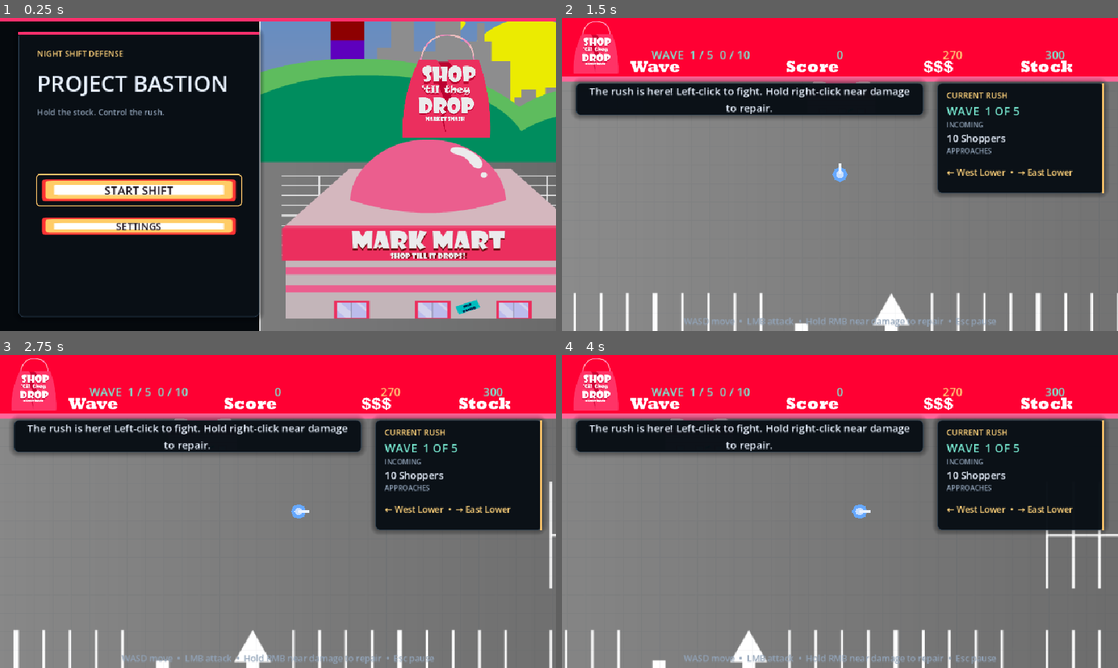
Above: before the commit, frames 1-4 (two rows, left to right).
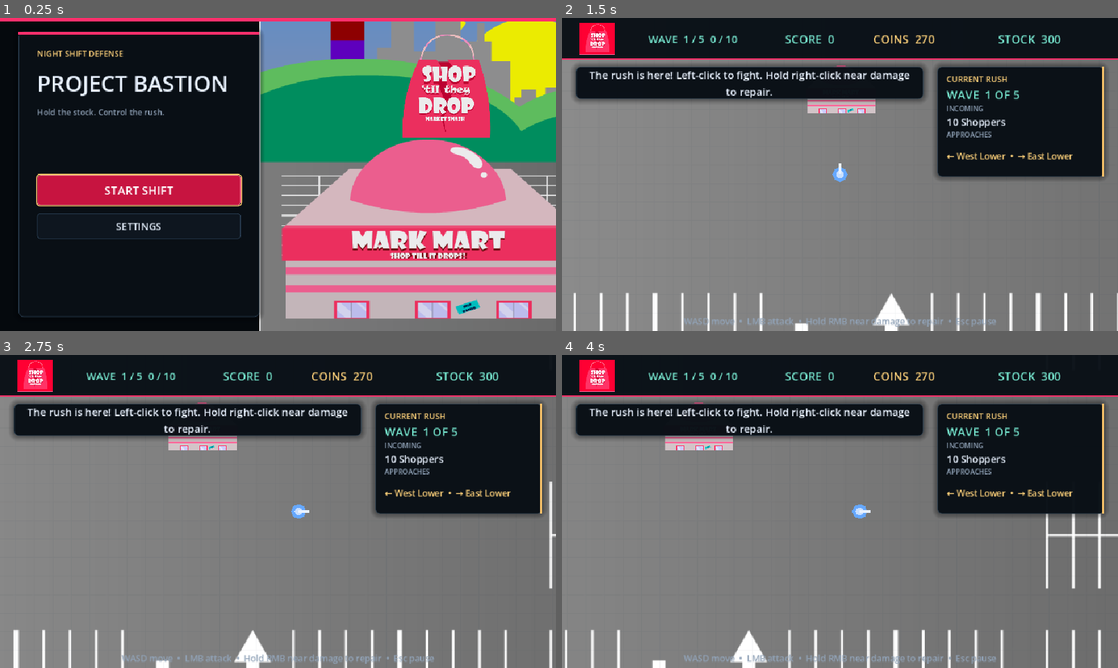
Above: after the commit, the same moments.

Repository: JarredTD/ProjectBastion
Game: Godot game, scene res://scenes/ui/main_menu.tscn
Same seed, same stepped clock (60 frames per second), same inputs: the game is played once before the commit and once after it. Sound files missing from this copy of the repository are replaced by a short silence.
Inputs (mouse positions are in pixels of both pictures, inside the frame that each line leads up to):
- Up to frame 1 (0.25 s): no input
- Up to frame 2 (1.5 s): click "START SHIFT" at 0.5 s; click "START WAVE 1 [SPACE]" at 1.25 s
- Up to frame 3 (2.75 s): tap Enter at 2 s; move the mouse to (400, 495) at 2.02 s; hold D (move_right) from 2.03 s (still down); tap 1 at 2.1 s; click (400, 495) at 2.17 s; tap Space at 2.27 s
- Up to frame 4 (4 s): release D (move_right) at 2.75 s; tap Enter at 2.75, 3.5 s; drag from (728, 527) to (812, 574) at 2.77 s; move the mouse to (895, 442) at 3.52 s; hold D (move_right) from 3.53 s (still down); tap R at 3.6 s; click (895, 442) at 3.67 s

The runs differ from the first frame. In frame 1, 5.6% of the frame differs, in the area x 6-44%, y 50-71%; in frame 2, 29%, in the area x 0-100%, y 0-57%; in frame 3, 29%; in frame 4, 29%.

Commit message:
refactor: unify game interface

Diff:
--- a/data/ui/interface_theme.tres
+++ b/data/ui/interface_theme.tres
@@ -1,51 +1,4 @@
-[gd_resource type="Theme" load_steps=18 format=3]
-
-[ext_resource type="Texture2D" path="res://assets/sprites/ui/button_frames.png" id="1_button_frames"]
-
-[sub_resource type="AtlasTexture" id="AtlasButtonWarm"]
-atlas = ExtResource("1_button_frames")
-region = Rect2(230, 88, 180, 100)
-
-[sub_resource type="AtlasTexture" id="AtlasButtonBlue"]
-atlas = ExtResource("1_button_frames")
-region = Rect2(230, 188, 180, 100)
-
-[sub_resource type="AtlasTexture" id="AtlasButtonPink"]
-atlas = ExtResource("1_button_frames")
-region = Rect2(230, 294, 180, 100)
-
-[sub_resource type="StyleBoxTexture" id="ArtButtonWarm"]
-texture = SubResource("AtlasButtonWarm")
-texture_margin_left = 16.0
-texture_margin_top = 16.0
-texture_margin_right = 16.0
-texture_margin_bottom = 16.0
-content_margin_left = 18.0
-content_margin_top = 8.0
-content_margin_right = 18.0
-content_margin_bottom = 8.0
-
-[sub_resource type="StyleBoxTexture" id="ArtButtonBlue"]
-texture = SubResource("AtlasButtonBlue")
-texture_margin_left = 16.0
-texture_margin_top = 16.0
-texture_margin_right = 16.0
-texture_margin_bottom = 16.0
-content_margin_left = 18.0
-content_margin_top = 8.0
-content_margin_right = 18.0
-content_margin_bottom = 8.0
-
-[sub_resource type="StyleBoxTexture" id="ArtButtonPink"]
-texture = SubResource("AtlasButtonPink")
-texture_margin_left = 16.0
-texture_margin_top = 16.0
-texture_margin_right = 16.0
-texture_margin_bottom = 16.0
-content_margin_left = 18.0
-content_margin_top = 8.0
-content_margin_right = 18.0
-content_margin_bottom = 8.0
+[gd_resource type="Theme" load_steps=11 format=3]
 
 [sub_resource type="StyleBoxFlat" id="ButtonNormal"]
 content_margin_left = 16.0
@@ -73,7 +26,7 @@
 border_width_top = 1
 border_width_right = 1
 border_width_bottom = 1
-border_color = Color(0.25, 0.83, 0.69, 0.9)
+border_color = Color(1, 0.72, 0.28, 0.95)
 corner_radius_top_left = 5
 corner_radius_top_right = 5
 corner_radius_bottom_right = 5
@@ -84,12 +37,12 @@
 content_margin_top = 8.0
 content_margin_right = 16.0
 content_margin_bottom = 8.0
-bg_color = Color(0.08, 0.28, 0.25, 1)
+bg_color = Color(0.28, 0.07, 0.14, 1)
 border_width_left = 2
 border_width_top = 2
 border_width_right = 2
 border_width_bottom = 2
-border_color = Color(0.31, 0.93, 0.78, 1)
+border_color = Color(1, 0.29, 0.49, 1)
 corner_radius_top_left = 5
 corner_radius_top_right = 5
 corner_radius_bottom_right = 5
@@ -157,7 +110,7 @@
 [sub_resource type="StyleBoxFlat" id="SliderFill"]
 content_margin_top = 5.0
 content_margin_bottom = 5.0
-bg_color = Color(0.25, 0.83, 0.69, 1)
+bg_color = Color(1, 0.29, 0.49, 1)
 corner_radius_top_left = 3
 corner_radius_top_right = 3
 corner_radius_bottom_right = 3
@@ -168,12 +121,12 @@
 content_margin_top = 8.0
 content_margin_right = 16.0
 content_margin_bottom = 8.0
-bg_color = Color(0.08, 0.34, 0.29, 1)
+bg_color = Color(0.78, 0.08, 0.25, 1)
 border_width_left = 1
 border_width_top = 1
 border_width_right = 1
 border_width_bottom = 1
-border_color = Color(0.31, 0.93, 0.78, 0.9)
+border_color = Color(1, 0.48, 0.62, 1)
 corner_radius_top_left = 5
 corner_radius_top_right = 5
 corner_radius_bottom_right = 5
@@ -184,12 +137,12 @@
 content_margin_top = 8.0
 content_margin_right = 16.0
 content_margin_bottom = 8.0
-bg_color = Color(0.11, 0.46, 0.38, 1)
+bg_color = Color(0.95, 0.12, 0.34, 1)
 border_width_left = 2
 border_width_top = 2
 border_width_right = 2
 border_width_bottom = 2
-border_color = Color(0.48, 1, 0.88, 1)
+border_color = Color(1, 0.78, 0.42, 1)
 corner_radius_top_left = 5
 corner_radius_top_right = 5
 corner_radius_bottom_right = 5
@@ -242,15 +195,3 @@
 BodyStrong/base_type = &"Label"
 BodyStrong/colors/font_color = Color(0.913725, 0.94902, 1, 1)
 BodyStrong/font_sizes/font_size = 17
-ArtButton/base_type = &"Button"
-ArtButton/colors/font_color = Color(0.12, 0.08, 0.12, 1)
-ArtButton/colors/font_hover_color = Color(0.04, 0.08, 0.12, 1)
-ArtButton/colors/font_pressed_color = Color(0.12, 0.04, 0.08, 1)
-ArtButton/colors/font_focus_color = Color(0.12, 0.08, 0.12, 1)
-ArtButton/colors/font_disabled_color = Color(0.38, 0.34, 0.38, 1)
-ArtButton/styles/normal = SubResource("ArtButtonWarm")
-ArtButton/styles/hover = SubResource("ArtButtonBlue")
-ArtButton/styles/pressed = SubResource("ArtButtonPink")
-ArtButton/styles/hover_pressed = SubResource("ArtButtonPink")
-ArtButton/styles/disabled = SubResource("ArtButtonWarm")
-ArtButton/styles/focus = SubResource("ButtonFocus")
--- a/scenes/ui/hud.tscn
+++ b/scenes/ui/hud.tscn
@@ -1,18 +1,15 @@
-[gd_scene load_steps=10 format=3]
+[gd_scene load_steps=8 format=3]
 
 [ext_resource type="Script" path="res://scripts/ui/hud.gd" id="1_hud"]
 [ext_resource type="Theme" path="res://data/ui/interface_theme.tres" id="2_theme"]
 [ext_resource type="Script" path="res://scripts/ui/accent_panel.gd" id="3_accent"]
 [ext_resource type="Texture2D" path="res://assets/sprites/ui/hud_status_bar.png" id="4_hud_art"]
-[ext_resource type="Texture2D" path="res://assets/sprites/ui/upgrade_panel.png" id="5_upgrade_art"]
 [ext_resource type="Texture2D" path="res://assets/sprites/ui/victory_screen.png" id="6_victory_art"]
 [ext_resource type="Texture2D" path="res://assets/sprites/ui/defeat_screen.png" id="7_defeat_art"]
 
-[sub_resource type="AtlasTexture" id="AtlasTexture_build_panel"]
-atlas = ExtResource("5_upgrade_art")
-region = Rect2(110, 510, 1070, 200)
-
-[sub_resource type="StyleBoxEmpty" id="StyleBox_build_panel"]
+[sub_resource type="AtlasTexture" id="AtlasTexture_hud_logo"]
+atlas = ExtResource("4_hud_art")
+region = Rect2(0, 0, 150, 140)
 
 [node name="Hud" type="CanvasLayer"]
 layer = 20
@@ -30,112 +27,94 @@
 mouse_filter = 2
 theme = ExtResource("2_theme")
 
-[node name="HudArt" type="TextureRect" parent="Layout"]
-layout_mode = 1
-anchors_preset = 15
-anchor_right = 1.0
-anchor_bottom = 1.0
-grow_horizontal = 2
-grow_vertical = 2
-mouse_filter = 2
-texture = ExtResource("4_hud_art")
+[node name="TopBar" type="ColorRect" parent="Layout"]
+layout_mode = 0
+anchor_right = 1.0
+offset_bottom = 72.0
+mouse_filter = 2
+color = Color(0.035, 0.06, 0.085, 0.97)
+
+[node name="Accent" type="ColorRect" parent="Layout/TopBar"]
+anchor_top = 1.0
+anchor_right = 1.0
+anchor_bottom = 1.0
+offset_top = -3.0
+mouse_filter = 2
+color = Color(1, 0.184314, 0.423529, 0.95)
+
+[node name="Stats" type="MarginContainer" parent="Layout/TopBar"]
+layout_mode = 1
+anchors_preset = 15
+anchor_right = 1.0
+anchor_bottom = 1.0
+offset_left = 16.0
+offset_top = 8.0
+offset_right = -16.0
+offset_bottom = -8.0
+grow_horizontal = 2
+grow_vertical = 2
+
+[node name="Row" type="HBoxContainer" parent="Layout/TopBar/Stats"]
+layout_mode = 2
+theme_override_constants/separation = 12
+
+[node name="Title" type="TextureRect" parent="Layout/TopBar/Stats/Row"]
+custom_minimum_size = Vector2(88, 0)
+layout_mode = 2
+mouse_filter = 2
+texture = SubResource("AtlasTexture_hud_logo")
 expand_mode = 1
-stretch_mode = 6
-
-[node name="TopBar" type="Control" parent="Layout"]
-layout_mode = 0
-anchor_right = 1.0
-offset_bottom = 102.0
-mouse_filter = 2
-
-[node name="Stats" type="MarginContainer" parent="Layout/TopBar"]
-layout_mode = 1
-anchors_preset = 15
-anchor_right = 1.0
-anchor_bottom = 1.0
-offset_left = 100.0
-offset_top = 30.0
-offset_right = -16.0
-offset_bottom = -6.0
-grow_horizontal = 2
-grow_vertical = 2
-
-[node name="Row" type="HBoxContainer" parent="Layout/TopBar/Stats"]
-layout_mode = 2
-theme_override_constants/separation = 0
-
-[node name="Title" type="Label" parent="Layout/TopBar/Stats/Row"]
-custom_minimum_size = Vector2(10, 0)
-layout_mode = 2
+stretch_mode = 5
+
+[node name="PhaseLabel" type="Label" parent="Layout/TopBar/Stats/Row"]
+unique_name_in_owner = true
+layout_mode = 2
+custom_minimum_size = Vector2(220, 0)
 theme_type_variation = &"StatLabel"
 theme_override_font_sizes/font_size = 18
-text = ""
-vertical_alignment = 1
-
-[node name="PhaseLabel" type="Label" parent="Layout/TopBar/Stats/Row"]
-unique_name_in_owner = true
-layout_mode = 2
-custom_minimum_size = Vector2(260, 0)
+text = "BUILD  1 / 5  30s"
+horizontal_alignment = 1
+vertical_alignment = 1
+
+[node name="ScoreLabel" type="Label" parent="Layout/TopBar/Stats/Row"]
+unique_name_in_owner = true
+custom_minimum_size = Vector2(160, 0)
+layout_mode = 2
 theme_type_variation = &"StatLabel"
-text = "BUILD  30"
-horizontal_alignment = 1
-vertical_alignment = 1
-
-[node name="ScoreLabel" type="Label" parent="Layout/TopBar/Stats/Row"]
-unique_name_in_owner = true
-custom_minimum_size = Vector2(220, 0)
+text = "SCORE  0"
+horizontal_alignment = 1
+vertical_alignment = 1
+
+[node name="CoinLabel" type="Label" parent="Layout/TopBar/Stats/Row"]
+unique_name_in_owner = true
+custom_minimum_size = Vector2(140, 0)
+layout_mode = 2
+theme_type_variation = &"CurrencyLabel"
+text = "COINS  210"
+horizontal_alignment = 1
+vertical_alignment = 1
+
+[node name="CoreLabel" type="Label" parent="Layout/TopBar/Stats/Row"]
+unique_name_in_owner = true
+size_flags_horizontal = 3
 layout_mode = 2
 theme_type_variation = &"StatLabel"
-text = "0"
-horizontal_alignment = 1
-vertical_alignment = 1
-
-[node name="CoinLabel" type="Label" parent="Layout/TopBar/Stats/Row"]
-unique_name_in_owner = true
-custom_minimum_size = Vector2(170, 0)
-layout_mode = 2
-theme_type_variation = &"CurrencyLabel"
-text = "210"
-horizontal_alignment = 1
-vertical_alignment = 1
-
-[node name="CoreLabel" type="Label" parent="Layout/TopBar/Stats/Row"]
-unique_name_in_owner = true
-size_flags_horizontal = 3
-layout_mode = 2
-theme_type_variation = &"StatLabel"
-text = "300"
-horizontal_alignment = 1
-vertical_alignment = 1
-
-[node name="BuildPanelArt" type="TextureRect" parent="Layout"]
+text = "STOCK  300"
+horizontal_alignment = 1
+vertical_alignment = 1
+
+[node name="BuildPanel" type="Panel" parent="Layout"]
 unique_name_in_owner = true
 anchor_left = 0.5
 anchor_top = 1.0
 anchor_right = 0.5
 anchor_bottom = 1.0
-offset_left = -390.0
-offset_top = -170.0
-offset_right = 390.0
-offset_bottom = -4.0
-mouse_filter = 2
-texture = SubResource("AtlasTexture_build_panel")
-expand_mode = 1
-stretch_mode = 6
-
-[node name="BuildPanel" type="Panel" parent="Layout"]
-unique_name_in_owner = true
-anchor_left = 0.5
-anchor_top = 1.0
-anchor_right = 0.5
-anchor_bottom = 1.0
 offset_left = -340.0
-offset_top = -154.0
+offset_top = -126.0
 offset_right = 340.0
 offset_bottom = -18.0
-theme_override_styles/panel = SubResource("StyleBox_build_panel")
 script = ExtResource("3_accent")
-accent_color = Color(0.207843, 0.815686, 0.729412, 0.9)
+accent_color = Color(1, 0.184314, 0.423529, 0.95)
 
 [node name="Content" type="VBoxContainer" parent="Layout/BuildPanel"]
 layout_mode = 1
@@ -143,7 +122,7 @@
 anchor_right = 1.0
 anchor_bottom = 1.0
 offset_left = 16.0
-offset_top = 42.0
+offset_top = 12.0
 offset_right = -16.0
 offset_bottom = -8.0
 grow_horizontal = 2
@@ -158,7 +137,6 @@
 custom_minimum_size = Vector2(74, 60)
 layout_mode = 2
 theme_type_variation = &"MutedLabel"
-theme_override_colors/font_color = Color(0.18, 0.08, 0.16, 1)
 text = "BUILD"
 vertical_alignment = 1
 
@@ -166,7 +144,6 @@
 unique_name_in_owner = true
 custom_minimum_size = Vector2(138, 60)
 layout_mode = 2
-theme_type_variation = &"ArtButton"
 tooltip_text = "Blocks shoppers and takes a beating"
 toggle_mode = true
 expand_icon = true
@@ -178,7 +155,6 @@
 unique_name_in_owner = true
 custom_minimum_size = Vector2(138, 60)
 layout_mode = 2
-theme_type_variation = &"ArtButton"
 tooltip_text = "Stops any shopper in range"
 toggle_mode = true
 expand_icon = true
@@ -192,7 +168,7 @@
 layout_mode = 2
 size_flags_horizontal = 3
 tooltip_text = "Start the wave"
-theme_type_variation = &"ArtButton"
+theme_type_variation = &"PrimaryButton"
 theme_override_font_sizes/font_size = 16
 text = "START WAVE  [SPACE]"
 
@@ -201,7 +177,6 @@
 layout_mode = 2
 theme_override_font_sizes/font_size = 13
 theme_type_variation = &"MutedLabel"
-theme_override_colors/font_color = Color(0.18, 0.08, 0.16, 1)
 text = "Move over the arena to pick a spot"
 horizontal_alignment = 1
 vertical_alignment = 1
@@ -211,9 +186,9 @@
 unique_name_in_owner = true
 layout_mode = 0
 offset_left = 24.0
-offset_top = 112.0
+offset_top = 84.0
 offset_right = 624.0
-offset_bottom = 168.0
+offset_bottom = 140.0
 mouse_filter = 2
 
 [node name="MessageLabel" type="Label" parent="Layout/MessagePanel"]
@@ -242,9 +217,9 @@
 anchor_left = 0.5
 anchor_right = 0.5
 offset_left = -160.0
-offset_top = 132.0
+offset_top = 148.0
 offset_right = 160.0
-offset_bottom = 174.0
+offset_bottom = 190.0
 color = Color(0.35, 0.055, 0.08, 0.96)
 mouse_filter = 2
 
@@ -268,9 +243,9 @@
 anchor_left = 1.0
 anchor_right = 1.0
 offset_left = -312.0
-offset_top = 112.0
+offset_top = 84.0
 offset_right = -24.0
-offset_bottom = 302.0
+offset_bottom = 274.0
 mouse_filter = 2
 script = ExtResource("3_accent")
 accent_color = Color(1, 0.780392, 0.419608, 0.95)
@@ -392,7 +367,7 @@
 anchor_right = 0.5
 anchor_bottom = 0.5
 offset_left = -250.0
-offset_top = 135.0
+offset_top = 120.0
 offset_right = 250.0
 offset_bottom = 260.0
 modulate = Color(1, 1, 1, 1)
@@ -408,7 +383,7 @@
 offset_bottom = -6.0
 grow_horizontal = 2
 grow_vertical = 2
-theme_override_constants/separation = 4
+theme_override_constants/separation = 2
 
 [node name="EndTitle" type="Label" parent="Layout/EndPanel/Content"]
 unique_name_in_owner = true
@@ -462,7 +437,7 @@
 custom_minimum_size = Vector2(190, 36)
 layout_mode = 2
 tooltip_text = "Keep playing with rapidly growing rushes"
-theme_type_variation = &"ArtButton"
+theme_type_variation = &"PrimaryButton"
 theme_override_font_sizes/font_size = 15
 text = "CONTINUE ENDLESS"
 
@@ -470,7 +445,6 @@
 unique_name_in_owner = true
 custom_minimum_size = Vector2(190, 36)
 layout_mode = 2
-theme_type_variation = &"ArtButton"
 tooltip_text = "Try a new layout"
 theme_override_font_sizes/font_size = 15
 text = "PLAY AGAIN  [R]"
--- a/scenes/ui/main_menu.tscn
+++ b/scenes/ui/main_menu.tscn
@@ -125,7 +125,7 @@
 unique_name_in_owner = true
 custom_minimum_size = Vector2(0, 52)
 layout_mode = 2
-theme_type_variation = &"ArtButton"
+theme_type_variation = &"PrimaryButton"
 theme_override_font_sizes/font_size = 20
 text = "START SHIFT"
 
@@ -133,7 +133,6 @@
 unique_name_in_owner = true
 custom_minimum_size = Vector2(0, 44)
 layout_mode = 2
-theme_type_variation = &"ArtButton"
 theme_override_font_sizes/font_size = 17
 text = "SETTINGS"
 
--- a/scenes/ui/mobile_controls.tscn
+++ b/scenes/ui/mobile_controls.tscn
@@ -49,7 +49,6 @@
 unique_name_in_owner = true
 custom_minimum_size = Vector2(132, 54)
 layout_mode = 2
-theme_type_variation = &"ArtButton"
 text = "PAUSE"
 
 [node name="RemoveButton" type="Button" parent="Controls/ActionStack"]
@@ -57,12 +56,12 @@
 custom_minimum_size = Vector2(132, 64)
 layout_mode = 2
 toggle_mode = true
-theme_type_variation = &"ArtButton"
+theme_type_variation = &"PrimaryButton"
 text = "REMOVE"
 
 [node name="RepairButton" type="Button" parent="Controls/ActionStack"]
 unique_name_in_owner = true
 custom_minimum_size = Vector2(132, 64)
 layout_mode = 2
-theme_type_variation = &"ArtButton"
+theme_type_variation = &"PrimaryButton"
 text = "HOLD REPAIR"
--- a/scenes/ui/pause_menu.tscn
+++ b/scenes/ui/pause_menu.tscn
@@ -73,14 +73,13 @@
 unique_name_in_owner = true
 custom_minimum_size = Vector2(0, 50)
 layout_mode = 2
-theme_type_variation = &"ArtButton"
+theme_type_variation = &"PrimaryButton"
 theme_override_font_sizes/font_size = 19
 text = "RESUME"
 
 [node name="RestartButton" type="Button" parent="Overlay/Panel/Menu"]
 custom_minimum_size = Vector2(0, 46)
 layout_mode = 2
-theme_type_variation = &"ArtButton"
 theme_override_font_sizes/font_size = 17
 text = "RESTART"
 
@@ -88,14 +87,12 @@
 unique_name_in_owner = true
 custom_minimum_size = Vector2(0, 46)
 layout_mode = 2
-theme_type_variation = &"ArtButton"
 theme_override_font_sizes/font_size = 17
 text = "SETTINGS"
 
 [node name="MainMenuButton" type="Button" parent="Overlay/Panel/Menu"]
 custom_minimum_size = Vector2(0, 46)
 layout_mode = 2
-theme_type_variation = &"ArtButton"
 theme_override_font_sizes/font_size = 17
 text = "MAIN MENU"
 
--- a/scenes/ui/settings_panel.tscn
+++ b/scenes/ui/settings_panel.tscn
@@ -172,7 +172,6 @@
 unique_name_in_owner = true
 custom_minimum_size = Vector2(154, 46)
 layout_mode = 2
-theme_type_variation = &"ArtButton"
 theme_override_font_sizes/font_size = 16
 text = "DEFAULTS"
 
@@ -180,6 +179,6 @@
 unique_name_in_owner = true
 custom_minimum_size = Vector2(154, 46)
 layout_mode = 2
-theme_type_variation = &"ArtButton"
+theme_type_variation = &"PrimaryButton"
 theme_override_font_sizes/font_size = 16
 text = "BACK"
--- a/scripts/ui/hud.gd
+++ b/scripts/ui/hud.gd
@@ -20,7 +20,6 @@
 @onready var coin_label: Label = %CoinLabel
 @onready var core_label: Label = %CoreLabel
 @onready var build_panel: Control = %BuildPanel
-@onready var build_panel_art: Control = %BuildPanelArt
 @onready var build_title: Label = $Layout/BuildPanel/Content/Actions/BuildTitle
 @onready var build_content: VBoxContainer = $Layout/BuildPanel/Content
 @onready var wall_button: Button = %WallButton
@@ -77,8 +76,6 @@
 	if enabled:
 		build_panel.offset_left = -320.0
 		build_panel.offset_right = 320.0
-		build_panel_art.offset_left = -330.0
-		build_panel_art.offset_right = 330.0
 		build_content.offset_left = 8.0
 		build_content.offset_right = -8.0
 		wall_button.custom_minimum_size.x = 120.0
@@ -87,8 +84,6 @@
 	else:
 		build_panel.offset_left = -340.0
 		build_panel.offset_right = 340.0
-		build_panel_art.offset_left = -390.0
-		build_panel_art.offset_right = 390.0
 		build_content.offset_left = 16.0
 		build_content.offset_right = -16.0
 		wall_button.custom_minimum_size.x = 138.0
@@ -126,12 +121,11 @@
 	if state == null:
 		return
 	phase_label.text = phase_text()
-	score_label.text = format_score(state.score)
-	coin_label.text = "%03d" % floori(state.coins)
-	core_label.text = "%03d" % ceili(state.base_hp)
+	score_label.text = "SCORE  %s" % format_score(state.score)
+	coin_label.text = "COINS  %03d" % floori(state.coins)
+	core_label.text = "STOCK  %03d" % ceili(state.base_hp)
 	core_label.modulate = Color("ed5b68") if state.base_hp <= GameConfig.MAX_BASE_HP * 0.3 else Color.WHITE
 	build_panel.visible = state.phase == GameState.Phase.BUILD
-	build_panel_art.visible = build_panel.visible
 	wave_intel_panel.visible = state.phase == GameState.Phase.BUILD or state.phase == GameState.Phase.DEFEND
 	if wave_intel_panel.visible:
 		intel_title.text = "NEXT RUSH" if state.phase == GameState.Phase.BUILD else "CURRENT RUSH"
@@ -152,8 +146,8 @@
 	else:
 		start_wave_button.text = "START ENDLESS  %d  [SPACE]" % (state.wave_number - state.objective_wave_count) if state.endless else "START WAVE  %d  [SPACE]" % state.wave_number
 	help_label.text = help_text()
-	help_label.offset_top = -194.0 if state.phase == GameState.Phase.BUILD else -28.0
-	help_label.offset_bottom = -172.0 if state.phase == GameState.Phase.BUILD else -5.0
+	help_label.offset_top = -160.0 if state.phase == GameState.Phase.BUILD else -28.0
+	help_label.offset_bottom = -138.0 if state.phase == GameState.Phase.BUILD else -5.0
 	var finished := state.phase == GameState.Phase.VICTORY or state.phase == GameState.Phase.DEFEAT
 	message_panel.visible = state.message_time > 0.0 and not finished
 	message_label.text = state.message
@@ -161,7 +155,7 @@
 	end_background.visible = finished
 	end_backdrop.visible = finished
 	if finished and state.run_summary != null:
-		end_panel.offset_top = 135.0 if state.phase == GameState.Phase.VICTORY else 80.0
+		end_panel.offset_top = 120.0 if state.phase == GameState.Phase.VICTORY else 80.0
 		end_background.color = Color("5f5594") if state.phase == GameState.Phase.VICTORY else Color("1c1524")
 		end_backdrop.texture = victory_texture if state.phase == GameState.Phase.VICTORY else defeat_texture
 		var summary := state.run_summary
@@ -202,8 +196,8 @@
 	match state.phase:
 		GameState.Phase.BUILD:
 			if state.endless:
-				return "E%d  %02ds" % [state.wave_number - state.objective_wave_count, ceili(state.phase_time)]
-			return "%d / %d  %02ds" % [state.wave_number, state.objective_wave_count, ceili(state.phase_time)]
+				return "BUILD  E%d  %02ds" % [state.wave_number - state.objective_wave_count, ceili(state.phase_time)]
+			return "BUILD  %d / %d  %02ds" % [state.wave_number, state.objective_wave_count, ceili(state.phase_time)]
 		GameState.Phase.VICTORY: return "VICTORY"
 		GameState.Phase.DEFEAT: return "DEFEAT"
 		_:
